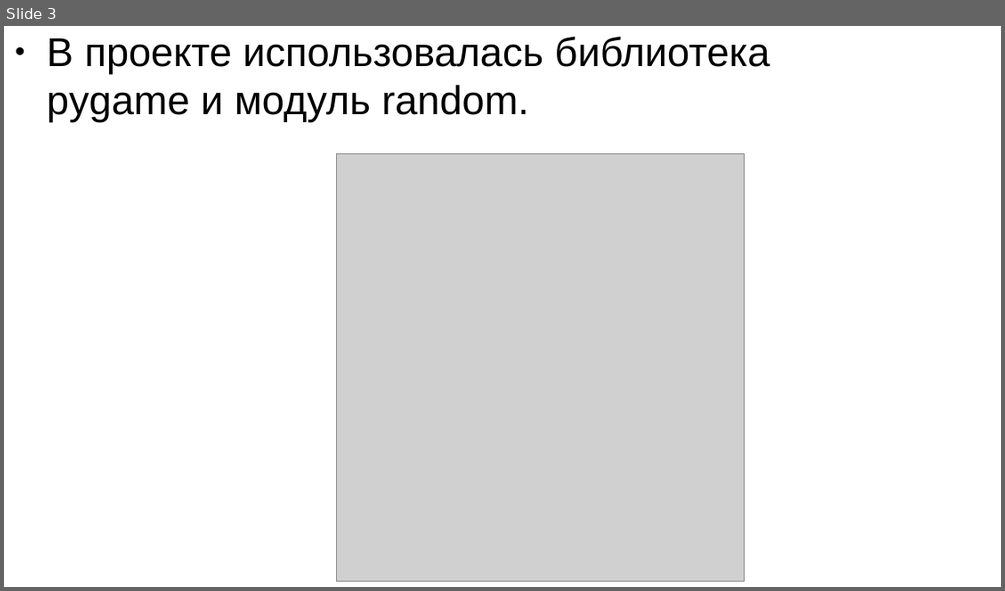
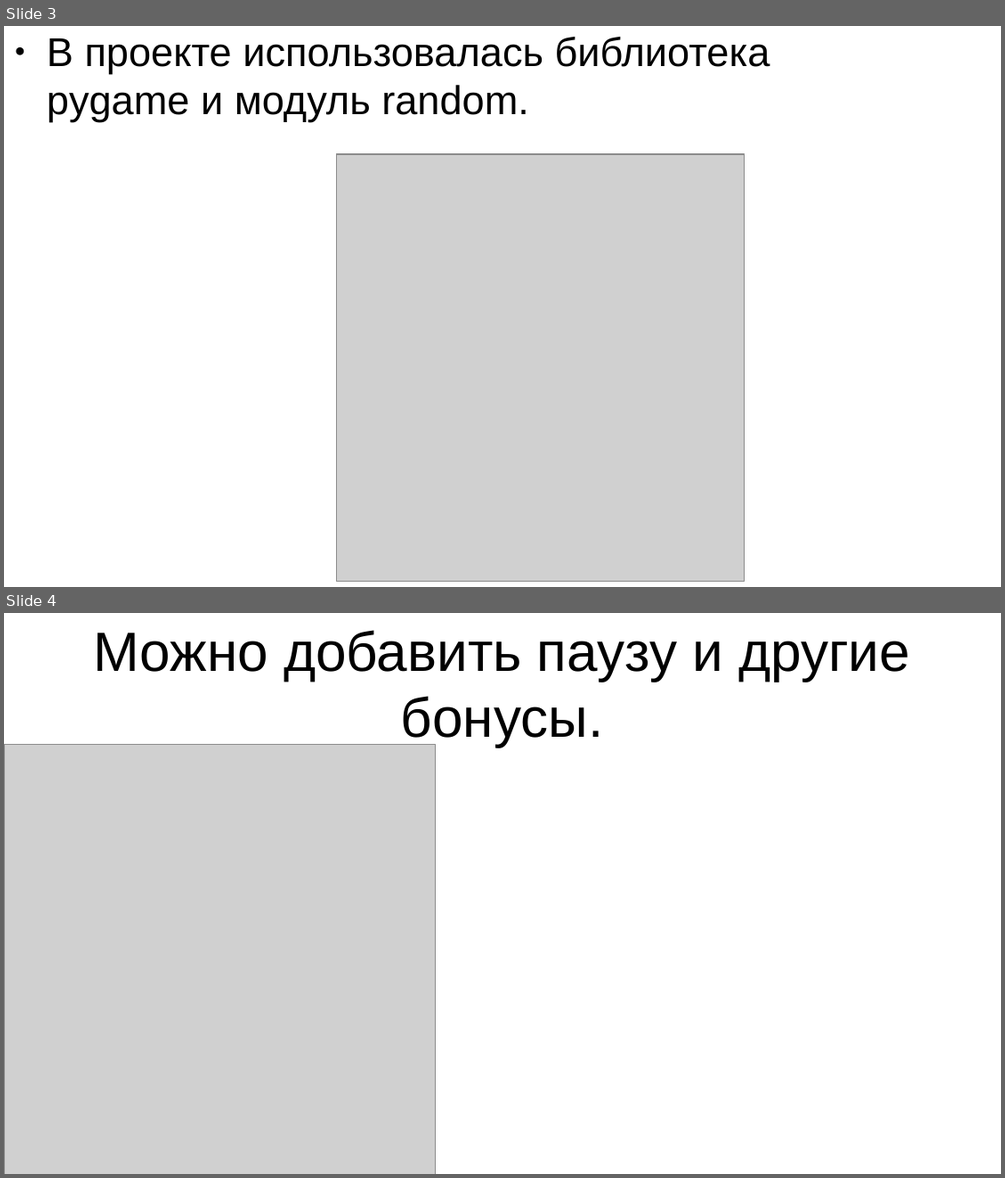
Before and after one commit to BigCubeCat/PySpaceBattle, a slide deck: presentation.pptx. Shown one above the other, each under a label of ours: slide 3 before the commit, slides 3 and 4 after it. The pictures are 1005x591 and 1005x1178 pixels, drawn with LibreOffice and Linux fonts; fonts in the diff are those of the drawing; grey boxes stand for pictures. Boxes give left, top, right and bottom in pixels: in the first picture for what was removed or moved away, otherwise in the second. Text is boxed around its words. In the diff, an @@ line names an element or a change of style, - is before the commit and + after.

Commit message:
presentation was created

```diff
--- a/presentation.pptx
+++ b/presentation.pptx
@@ slide 4 added at bbox=[4, 613, 1001, 1174], background #FFFFFF @@
@@ text added at bbox=[93, 630, 910, 747], 44 pt, text #000000 @@
+Можно добавить паузу и другие бонусы.
@@ picture added at bbox=[4, 744, 436, 1174] @@
```
Also in this commit, not shown: 1 slide removed, 1 other file.
